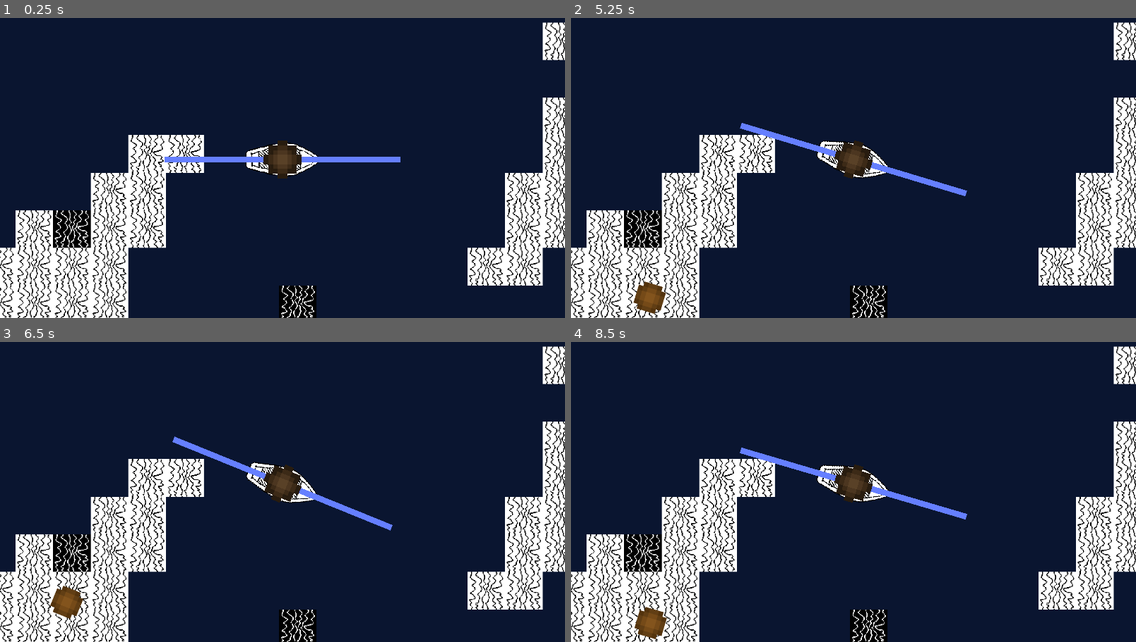
Above: before the commit, frames 1-4 (two rows, left to right).
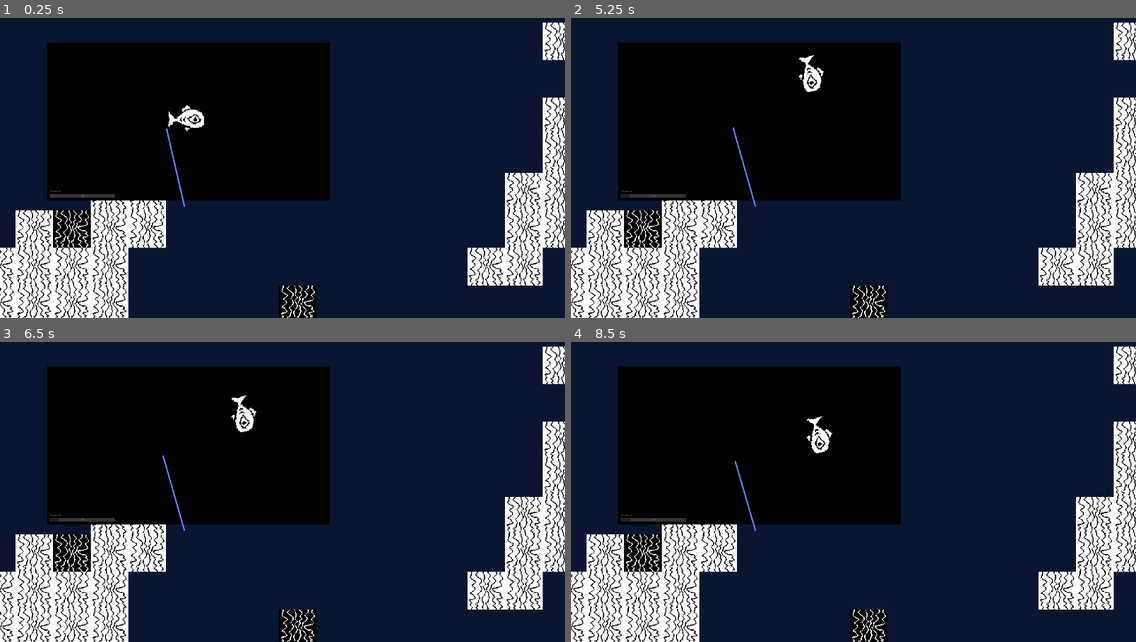
Above: after the commit, the same moments.

Repository: henryTschudy/AnglersDeep
Game: Godot game, scene res://scenes/overworld.tscn
Two runs of this game, one before a commit and one after it. Both use one fixed random seed, a clock stepped at 60 frames per second and the inputs below.
Inputs (mouse positions are in pixels of both pictures, inside the frame that each line leads up to):
- Up to frame 1 (0.25 s): no input
- Up to frame 2 (5.25 s): tap Enter at 0.5 s; drag from (853, 159) to (910, 90) at 0.52 s; drag from (740, 174) to (825, 222) at 1.27 s; move the mouse to (910, 90) at 2.02 s; hold D (move_right) 2.03-2.75 s; hold Space (move_stop) 2.03-2.75 s; click (910, 90) at 2.17 s; drag from (825, 222) to (684, 111) at 2.77 s; move the mouse to (1023, 207) at 3.52 s; hold A (move_left) 3.53-4.25 s; hold Space (move_stop) 3.53-4.25 s; click (1023, 207) at 3.67 s; drag from (684, 111) to (768, 81) at 4.27 s; move the mouse to (881, 159) at 5.02 s; hold S (move_down) from 5.03 s (still down); hold Space (move_stop) from 5.03 s (still down); click (881, 159) at 5.17 s
- Up to frame 3 (6.5 s): release S (move_down) at 5.75 s; release Space (move_stop) at 5.75 s; drag from (197, 405) to (169, 498) at 5.77 s
- Up to frame 4 (8.5 s): move the mouse to (977, 468) at 6.52 s; hold W (move_up) 6.53-7.25 s; hold Space (move_stop) 6.53-7.25 s; click (977, 468) at 6.67 s; tap Enter at 7.25 s; drag from (740, 498) to (825, 546) at 7.27 s; move the mouse to (910, 414) at 8.02 s; hold S (move_down) from 8.03 s (still down); hold Space (move_stop) from 8.03 s (still down); click (910, 414) at 8.17 s

The runs differ from the first frame. In frame 1, 26% of the frame differs, in the area x 8-71%, y 8-64%; in frame 2, 27%, in the area x 8-71%, y 8-99%; in frame 3, 27%; in frame 4, 27%.

Commit message:
added wonky pop-up reel scene
it's baaaaaad

Diff:
--- a/fish_game_scripts/fish.gd
+++ b/fish_game_scripts/fish.gd
@@ -45,7 +45,7 @@
 
 func fish_get_dragged():
 	move_fish(fish_speed, fish_direction)
-	print(fish_speed)
+	#print(fish_speed)
 
 func move_fish(move_speed, move_direction):
 	#print(move_speed)
@@ -63,11 +63,11 @@
 		fish_swim_timer.set_paused(false)
 
 func on_fish_swim_timer_timeout():
-	print(fish_swim_timer.paused)
+	#print(fish_swim_timer.paused)
 	fish_direction = Vector2( rand_range(0,2)-1, rand_range(0,2)-rand_range(1,3) ).normalized() #tendency to go upward
 	fish_speed = rand_range(50,200)
 
-func check_offscreen():
+func check_offscreen(): #will need to redo this to be more flexible
 	#if (position + hook_offset).x >= screen_size.x || (position + hook_offset).x <= 0:
 	#	fish_direction.x = -fish_direction.x
 	#if (position + hook_offset).y >= screen_size.y || (position + hook_offset).y <= 0:
--- a/fish_game_scripts/reel_scene_manager.gd
+++ b/fish_game_scripts/reel_scene_manager.gd
@@ -56,10 +56,7 @@
 			fishy.fish_speed = fish_prev_speed
 
 func lose_fish_game():
-	#print("GAME LOST!!!!!!!!!!!!!!!!!!!!!!!!!!!!!!!!!!!!!!!")
-	var loss_text = RichTextLabel.new()
-	loss_text.add_text("FISH ESCAPED")
-	loss_text.position = Vector2(screen_size.x, screen_size.y)
+	print("GAME LOST!!!!!!!!!!!!!!!!!!!!!!!!!!!!!!!!!!!!!!!")
 
 func win_fish_game():
 	print("GAME WON!!!!!!!!!!!!!!!!!!!!!!!!!!!!!!!!!!!!!!!!")
--- a/scenes/overworld.tscn
+++ b/scenes/overworld.tscn
@@ -6,6 +6,8 @@
 [ext_resource path="res://scripts/boat.gd" type="Script" id=4]
 [ext_resource path="res://scripts/fish_spawn.gd" type="Script" id=5]
 [ext_resource path="res://scripts/casting_scene.gd" type="Script" id=6]
+[ext_resource path="res://scripts/reel_scene.gd" type="Script" id=7]
+[ext_resource path="res://scripts/overworld_camera.gd" type="Script" id=8]
 
 [sub_resource type="ParticlesMaterial" id=1]
 emission_shape = 1
@@ -55,10 +57,6 @@
 rotation = 1.57079
 polygon = PoolVector2Array( -2.64783, -63.7112, -16.5681, -42.8865, -27.625, -17.5, -28.375, -0.125, -23.75, 26.75, -15.375, 56.875, -11.25, 61.75, 10.125, 61.875, 15.25, 57.5, 23, 27.125, 28.5, -1.125, 27.25, -18.25, 17.6201, -41.5501, 2.875, -63.625 )
 
-[node name="Camera2D" type="Camera2D" parent="boat"]
-current = true
-zoom = Vector2( 0.5, 0.5 )
-
 [node name="cast_scene" type="Position2D" parent="boat"]
 script = ExtResource( 6 )
 
@@ -71,3 +69,21 @@
 collision_mask = 3
 format = 1
 tile_data = PoolIntArray( -262149, 0, 0, -262148, 0, 0, -262147, 0, 0, -262146, 1, 0, -262145, 1, 0, -327680, 1, 0, -32 …(11332 unchanged characters)…
+
+[node name="overworld_camera" type="Camera2D" parent="."]
+position = Vector2( 1285.79, 617.499 )
+current = true
+zoom = Vector2( 0.5, 0.5 )
+script = ExtResource( 8 )
+
+[node name="Control" type="Control" parent="overworld_camera"]
+margin_right = 40.0
+margin_bottom = 40.0
+__meta__ = {
+"_edit_use_anchors_": false
+}
+
+[node name="reel_scene" type="Node2D" parent="overworld_camera/Control"]
+position = Vector2( -400, -200 )
+z_index = 3
+script = ExtResource( 7 )
--- a/scenes/reel_scene.tscn
+++ b/scenes/reel_scene.tscn
@@ -7,8 +7,21 @@
 [node name="reel_scene_manager" type="Node2D"]
 script = ExtResource( 2 )
 
+[node name="ColorRect" type="ColorRect" parent="."]
+anchor_right = 1.0
+anchor_bottom = 1.0
+margin_right = 1920.0
+margin_bottom = 1080.0
+mouse_filter = 2
+color = Color( 0, 0, 0, 1 )
+__meta__ = {
+"_edit_use_anchors_": false
+}
+
 [node name="fish" type="KinematicBody2D" parent="."]
 position = Vector2( 960, 540 )
+collision_layer = 16
+collision_mask = 16
 script = ExtResource( 1 )
 
 [node name="fish_sprite" type="Sprite" parent="fish"]
@@ -34,7 +47,7 @@
 
 [node name="line" type="Line2D" parent="."]
 position = Vector2( 628.99, 558.355 )
-points = PoolVector2Array( 305.198, 564.015, 464.968, 46.023 )
+points = PoolVector2Array( 305.198, 564.015, 429.948, 12.7706 )
 
 [node name="fish_anger_bar" type="ProgressBar" parent="."]
 margin_left = 17.0
--- a/scripts/casting_scene.gd
+++ b/scripts/casting_scene.gd
@@ -7,7 +7,7 @@
 	add_child(slingshot_scene)
 
 	slingshot_scene.position = slingshot_scene.position + slingshot_scene.get_node("slingshot").position
-	#slingshot_scene.scale = Vector2(0.3, 0.3)
+	slingshot_scene.scale = Vector2(0.3, 0.3)
 
 # Called every frame. 'delta' is the elapsed time since the previous frame.
 #func _process(delta):
--- /dev/null
+++ b/scripts/overworld_camera.gd
@@ -0,0 +1,15 @@
+extends Camera2D
+
+onready var boat = get_node("../boat")
+# Declare member variables here. Examples:
+# var a = 2
+# var b = "text"
+
+# Called when the node enters the scene tree for the first time.
+func _ready():
+	position = boat.position
+
+
+# Called every frame. 'delta' is the elapsed time since the previous frame.
+func _process(delta):
+	position = boat.position
--- /dev/null
+++ b/scripts/reel_scene.gd
@@ -0,0 +1,15 @@
+extends Node2D
+
+var reel_scene = preload("res://scenes/reel_scene.tscn").instance()
+
+# Called when the node enters the scene tree for the first time.
+func _ready():
+	add_child(reel_scene)
+
+	#reel_scene.position = camera.position
+	reel_scene.scale = Vector2(0.25, 0.25)
+
+# Called every frame. 'delta' is the elapsed time since the previous frame.
+#func _process(delta):
+#	var parent_rotation = get_parent().rotation
+#	set_rotation(-parent_rotation)
--- a/scripts/slingshot_handle.gd
+++ b/scripts/slingshot_handle.gd
@@ -56,9 +56,9 @@
 		var direction
 
 		if (boat != null):
-			direction = base_position - position.rotated(boat.rotation)  #not normalized, this is intentional
+			direction = base_position - position.rotated(boat.rotation)*get_parent().scale  #not normalized, this is intentional
 		else: #this breaks when rotated, but it's here as a failsafe for running this scene on its own outside the overworld
-			direction = base_position - position
+			direction = base_position - position*get_parent().scale
 			if(!warning_printed):
 				print("spinny bug will occur if slingshot is rotated, check if scenes have moved, ignore if you are running the slingshot separately from overworld")
 				warning_printed = true
Not shown: 1 places in scenes/overworld.tscn that only renumber resources
